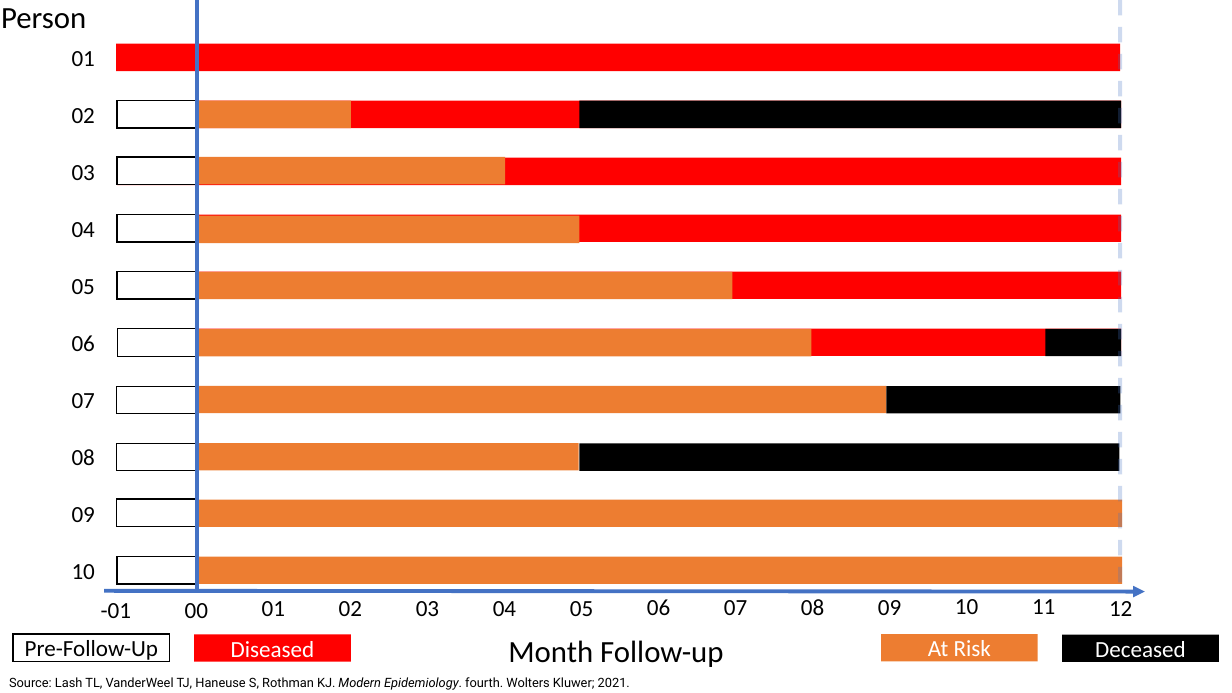
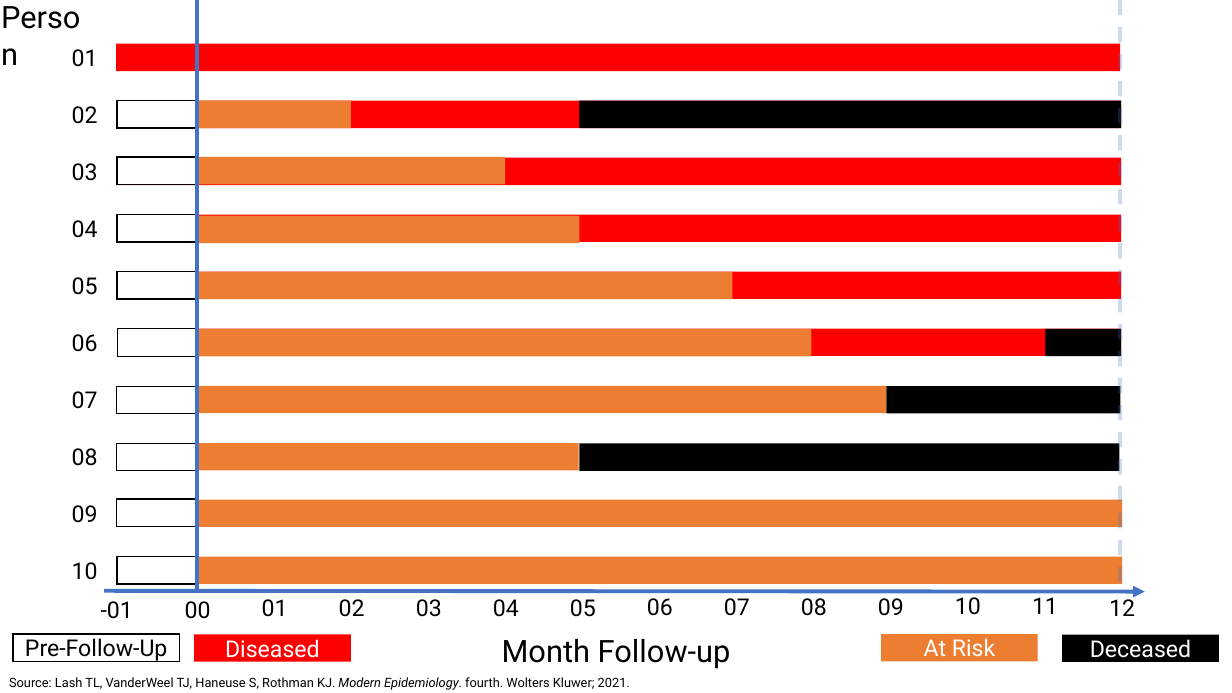
Before and after one commit to brad-cannell/epi_3_public, a slide deck: slide 12 of modules/graphics/epi_3_graphics.pptx. Drawn at 1232x693 pixels with LibreOffice and Linux fonts; fonts in the diff are those of the drawing. Boxes give left, top, right and bottom in pixels: in the first picture for what was removed or moved away, otherwise in the second. Text is boxed around its words. In the diff, an @@ line names an element or a change of style, - is before the commit and + after.

Commit message:
Change font from Univers to Avenir
In the graphics ppt

```diff
--- a/modules/graphics/epi_3_graphics.pptx
+++ b/modules/graphics/epi_3_graphics.pptx
@@ font Calibri to Roboto in 30 elements at <box>194,635,351,663</box>, <box>882,634,1039,662</box>, <box>1063,635,1220,663</box>, <box>339,599,365,617</box>, <box>724,598,750,616</box>, <box>801,598,827,616</box>, <box>878,598,904,616</box>, <box>955,597,981,615</box>, <box>1032,593,1058,614</box>, <box>1109,595,1135,616</box>, <box>262,599,288,617</box>, <box>416,599,442,617</box>, <box>493,599,519,617</box>, <box>72,49,98,67</box>, <box>72,106,98,124</box>, <box>72,163,98,181</box>, <box>72,220,98,238</box>, <box>72,277,98,295</box>, <box>72,334,98,352</box>, <box>72,391,98,409</box>, <box>72,448,98,466</box>, <box>72,505,98,523</box>, <box>72,562,98,580</box>, <box>185,601,211,619</box>, <box>570,599,596,617</box>, <box>647,598,673,616</box>, <box>101,601,133,619</box>, <box>13,634,179,662</box>, <box>502,639,731,669</box>, <box>0,0,105,40</box> @@
@@ rectangle "Pre-Follow-Up": place and size @@
-rectangle "Pre-Follow-Up" at <box>13,634,170,662</box>
+rectangle "Pre-Follow-Up" at <box>13,634,179,662</box>
```
Also in this commit, not shown: 22 other slides changed.
